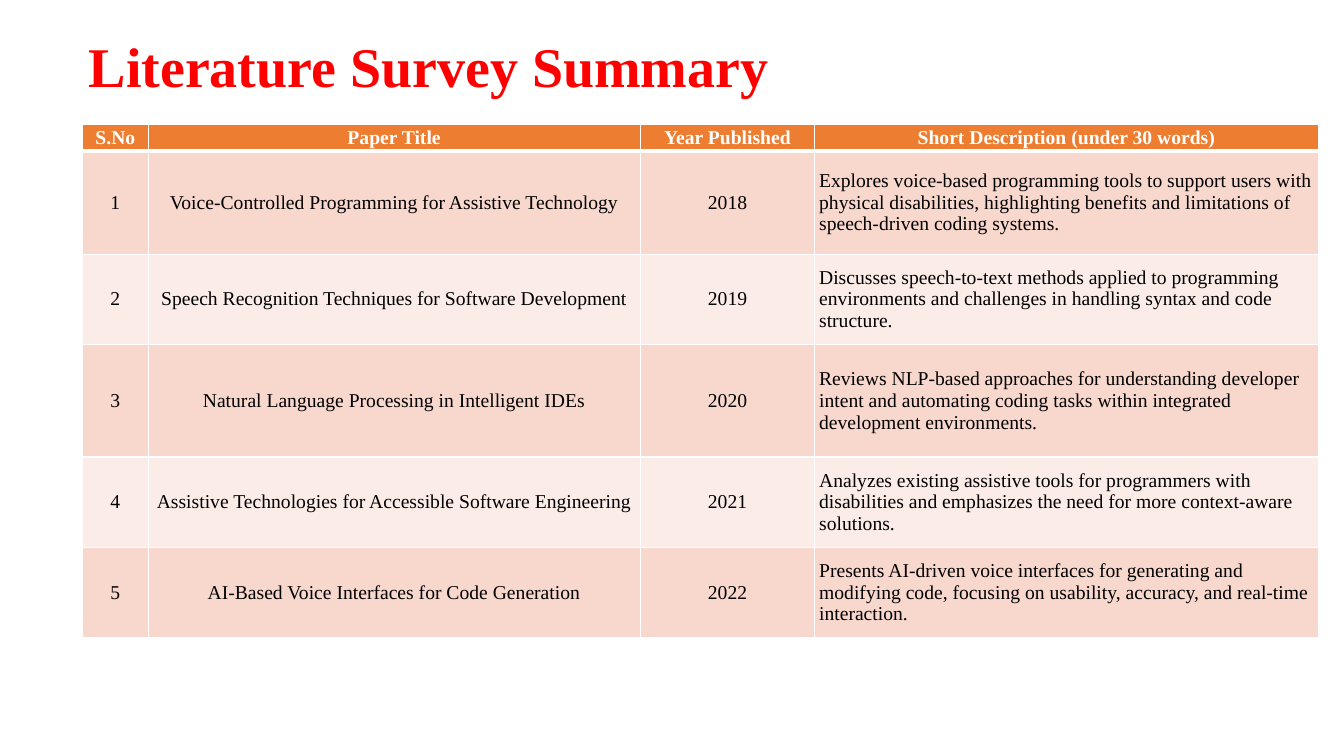
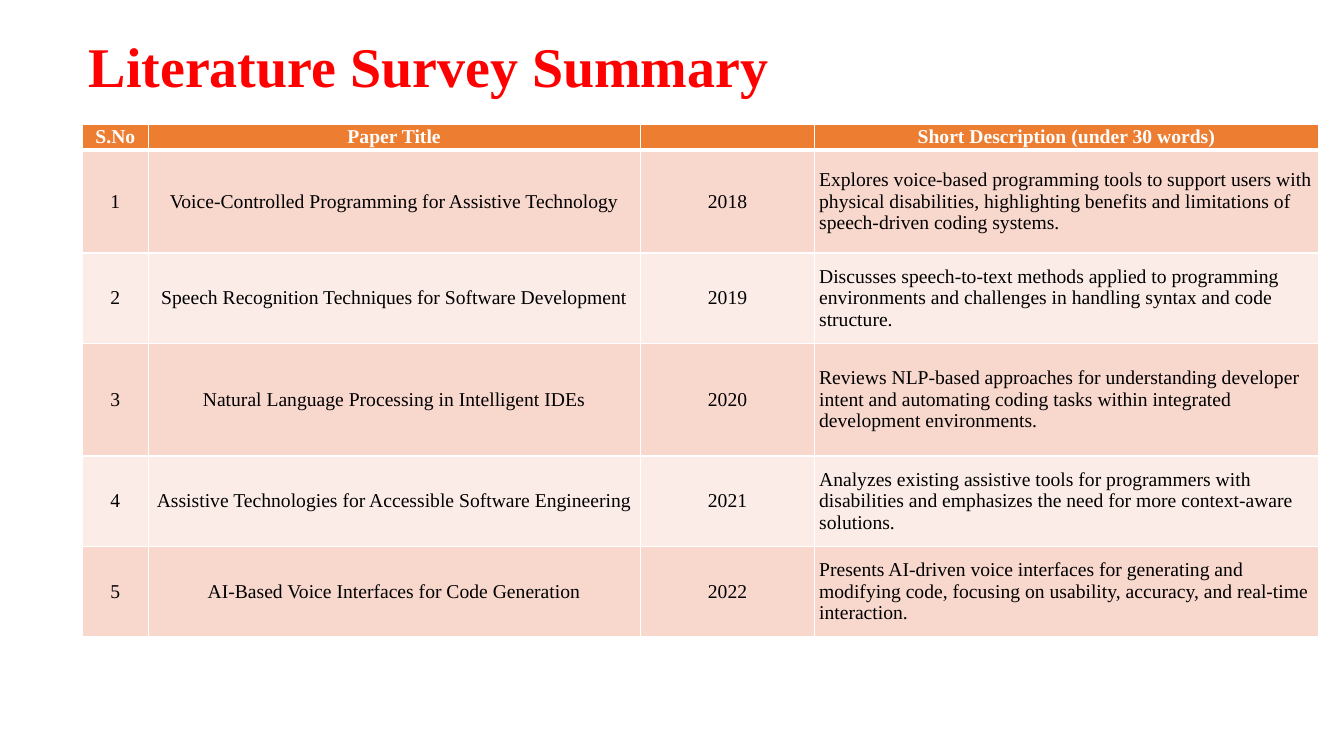
Before and after one commit to Aashif786/Coding_Assistant, a slide deck: slide 5 of docs/ppts/batch20 1st review.pptx (slide 4 before the commit). Drawn at 1344x756 pixels with LibreOffice and Linux fonts; fonts in the diff are those of the drawing; background and template pictures are left out. Boxes give left, top, right and bottom in pixels: in the first picture for what was removed or moved away, otherwise in the second. Text is boxed around its words. In the diff, an @@ line names an element or a change of style, - is before the commit and + after.

```diff
--- a/docs/ppts/batch20 1st review.pptx
+++ b/docs/ppts/batch20 1st review.pptx
@@ table at (83,124,1318,639) @@
-row 1, column 3: Year Published
+row 1, column 3: 
```
Also in this commit, not shown: 4 other slides changed, 9 slides added, 8 slides removed, 12 other files.
